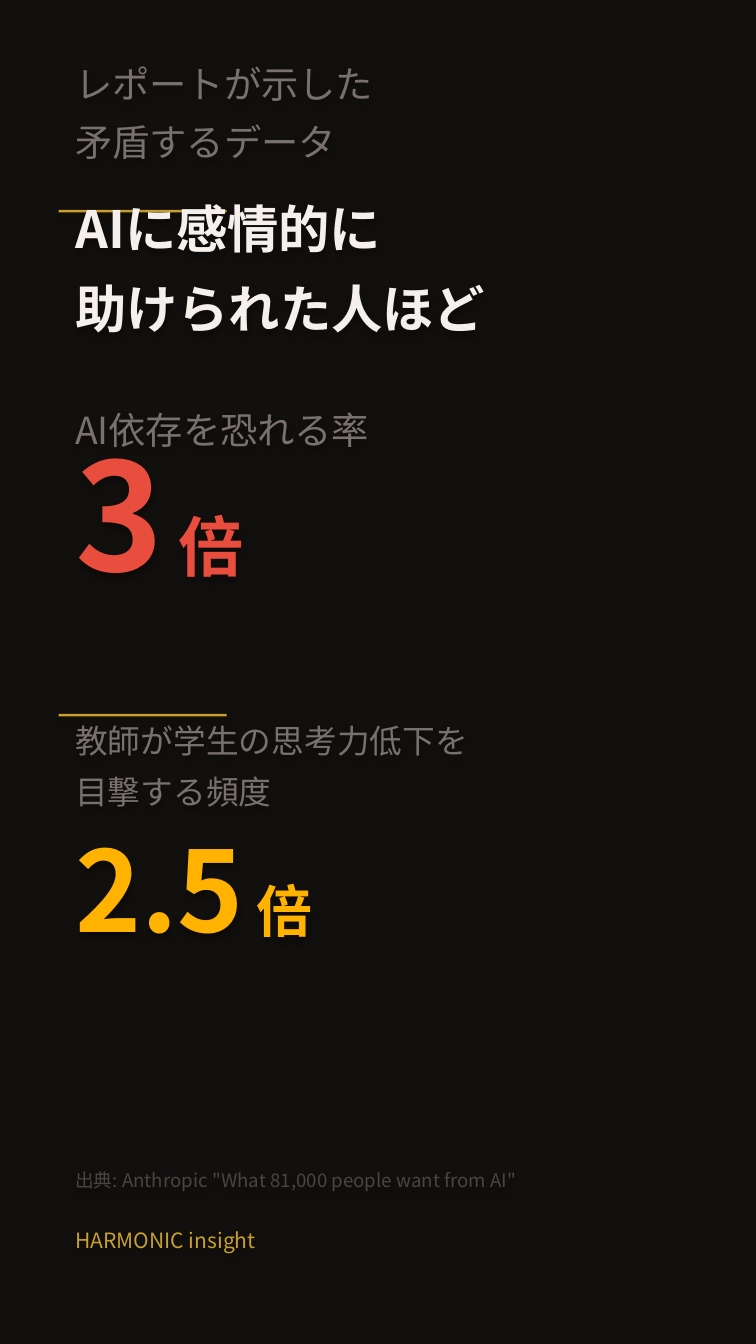
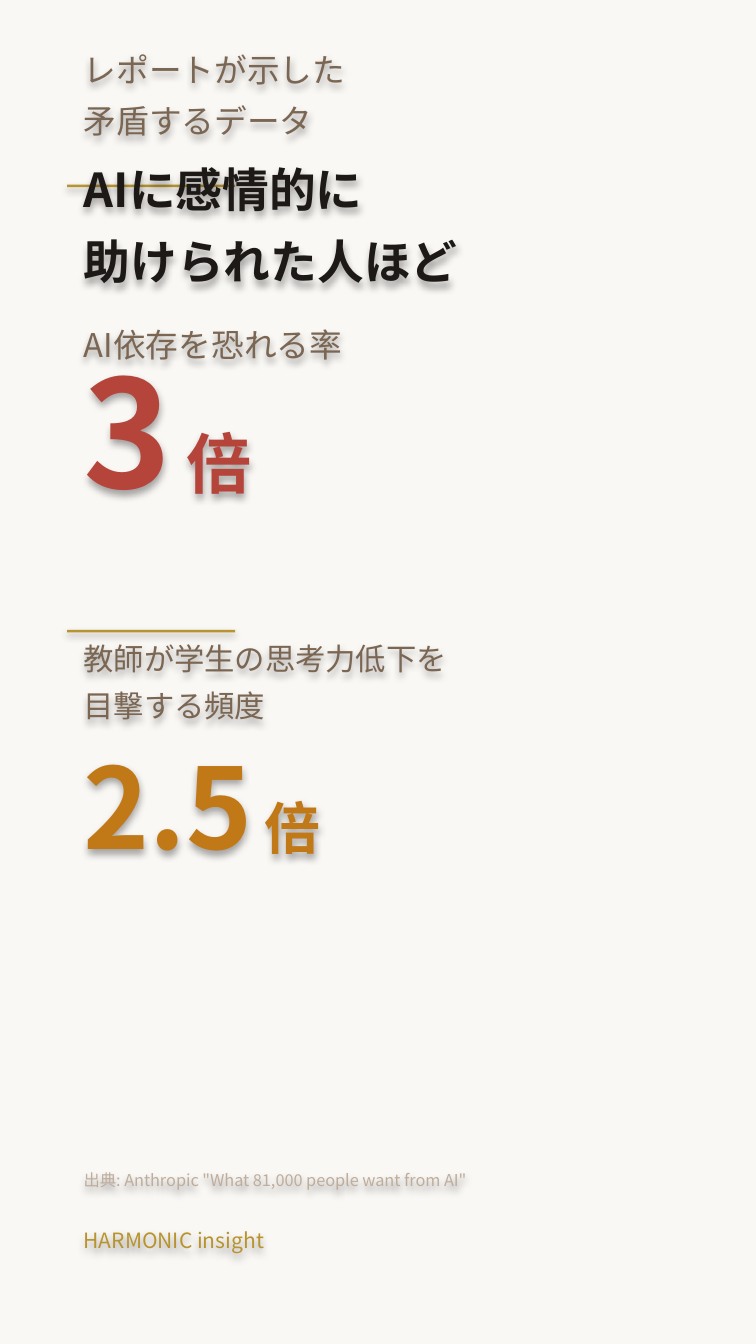
Before and after one commit to HarmonicInsight/harmonic-marketing, a slide deck: slide 2 of content/youtube/shorts/SHORT_NEWS_03_anthropic_light_shade.pptx. Drawn at 756x1344 pixels with LibreOffice and Linux fonts; fonts in the diff are those of the drawing. Boxes give left, top, right and bottom in pixels: in the first picture for what was removed or moved away, otherwise in the second. Text is boxed around its words. In the diff, an @@ line names an element or a change of style, - is before the commit and + after.

```diff
--- a/content/youtube/shorts/SHORT_NEWS_03_anthropic_light_shade.pptx
+++ b/content/youtube/shorts/SHORT_NEWS_03_anthropic_light_shade.pptx
@@ background #12100E to #FAF8F5 @@
@@ text "レポートが示した": place and size @@
-text "レポートが示した" at (75,66,373,159)
+text "レポートが示した" at (84,54,346,136)
@@ text "レポートが示した" at (84,54,346,136): size 16 to 14 pt, text colour #78716C to #7A6652 @@
@@ text "AIに感情的に": place and size @@
-text "AIに感情的に" at (75,204,485,333)
+text "AIに感情的に" at (84,167,458,283)
@@ text "AIに感情的に" at (84,167,458,283): size 22 to 20 pt, text colour #F5F0EB to #1C1917 @@
@@ rectangle: place and size @@
-rectangle at (59,210,227,212)
+rectangle at (67,185,235,186)
@@ rectangle at (67,185,235,186): fill #C9A02D to #B8942F @@
@@ text "AI依存を恐れる率" at (84,329,342,360): size 16 to 14 pt, text colour #78716C to #7A6652 @@
@@ text "AI依存を恐れる率": place and size @@
-text "AI依存を恐れる率" at (75,412,369,447)
+text "AI依存を恐れる率" at (84,329,342,360)
@@ text "3 倍": place and size @@
-text "3 倍" at (75,419,243,577)
+text "3 倍" at (84,336,252,504)
@@ text "3 倍" at (84,336,252,504): text colour #E84D3D to #B5453A @@
@@ text "教師が学生の思考力低下を": place and size @@
-text "教師が学生の思考力低下を" at (75,725,468,807)
+text "教師が学生の思考力低下を" at (84,644,447,720)
@@ text "教師が学生の思考力低下を" at (84,644,447,720): size 14 to 13 pt, text colour #78716C to #7A6652 @@
@@ rectangle at (67,630,235,632): fill #C9A02D to #B8942F @@
@@ rectangle: place and size @@
-rectangle at (59,714,227,716)
+rectangle at (67,630,235,632)
@@ text "2.5 倍": place and size @@
-text "2.5 倍" at (75,847,312,937)
+text "2.5 倍" at (84,764,321,863)
@@ text "2.5 倍" at (84,764,321,863): text colour #FFB300 to #C17817 @@
@@ text "出典: Anthropic "What 81,000 people ...": place and size @@
-text "出典: Anthropic "What 81,000 people ..." at (75,1172,516,1191)
+text "出典: Anthropic "What 81,000 people ..." at (84,1172,466,1190)
@@ text "出典: Anthropic "What 81,000 people ..." at (84,1172,466,1190): size 8 to 7 pt, text colour #4A4540 to #BFAD9C @@
@@ text "HARMONIC insight": place and size @@
-text "HARMONIC insight" at (75,1231,256,1253)
+text "HARMONIC insight" at (84,1231,264,1253)
@@ text "HARMONIC insight" at (84,1231,264,1253): text colour #C9A02D to #B8942F @@
```
Also in this commit, not shown: 4 other slides changed, 3 other files.
